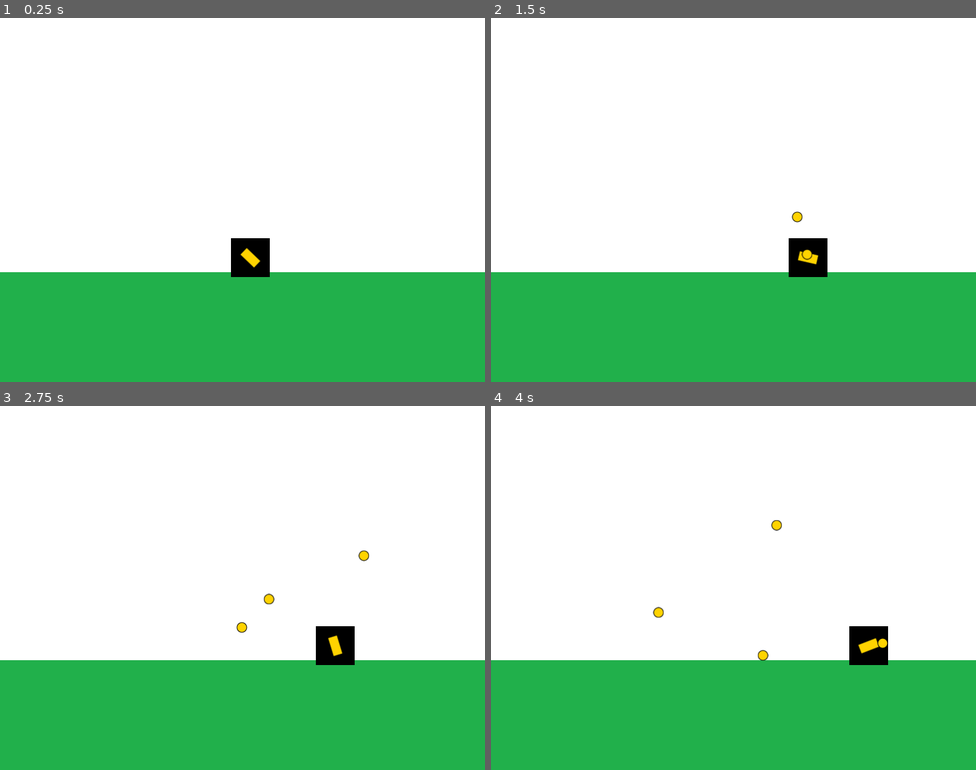
Above: before the commit, frames 1-4 (two rows, left to right).
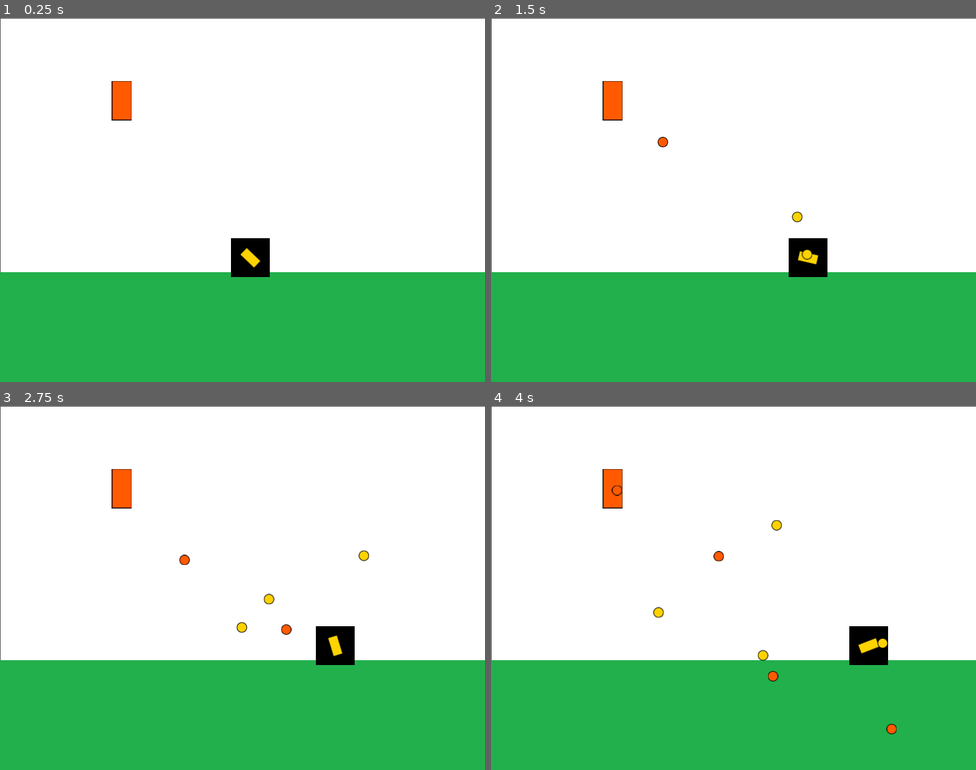
Above: after the commit, the same moments.

Repository: nicolastpi01/entregas-ipv-garcia-nicolas
Game: Godot game, scene res://Main.tscn
Same seed, same stepped clock (60 frames per second), same inputs: the game is played once before the commit and once after it.
Inputs (mouse positions are in pixels of both pictures, inside the frame that each line leads up to):
- Up to frame 1 (0.25 s): no input
- Up to frame 2 (1.5 s): tap Enter at 0.5 s; move the mouse to (840, 181) at 0.52 s; hold D (move_right) 0.53-1.28 s; click (840, 181) at 0.6 s; move the mouse to (636, 218) at 1.27 s; hold A (move_left) from 1.28 s (still down); click (636, 218) at 1.35 s
- Up to frame 3 (2.75 s): move the mouse to (291, 507) at 2.02 s; release A (move_left) at 2.03 s; hold D (move_right) from 2.03 s (still down); click (291, 507) at 2.1 s
- Up to frame 4 (4 s): move the mouse to (709, 660) at 2.77 s; click (709, 660) at 2.85 s; move the mouse to (879, 642) at 3.52 s; release D (move_right) at 3.53 s; hold A (move_left) from 3.53 s (still down); click (879, 642) at 3.6 s

The runs differ from the first frame. In frame 1, 0.7% of the frame differs, in the area x 0-100%, y 0-70%; in frame 2, 0.8%; in frame 3, 0.8%; in frame 4, 0.9%, in the area x 0-100%, y 0-91%.

Commit message:
torreta dispara

Diff:
--- a/entrega-4-garcia-nicolas/Main.gd
+++ b/entrega-4-garcia-nicolas/Main.gd
@@ -9,6 +9,7 @@
 # Called when the node enters the scene tree for the first time.
 func _ready():
 	$Player.set_projectile_container(self)
+	$Turret.set_values($Player, self)
 	#pass # Replace with function body.
 
 
--- a/entrega-4-garcia-nicolas/Main.tscn
+++ b/entrega-4-garcia-nicolas/Main.tscn
@@ -1,9 +1,10 @@
-[gd_scene load_steps=5 format=2]
+[gd_scene load_steps=6 format=2]
 
 [ext_resource path="res://entities/player/Player.tscn" type="PackedScene" id=1]
 [ext_resource path="res://assets/textures/background.png" type="Texture" id=2]
 [ext_resource path="res://assets/textures/floor.png" type="Texture" id=3]
 [ext_resource path="res://Main.gd" type="Script" id=4]
+[ext_resource path="res://entities/enemies/Turret.tscn" type="PackedScene" id=5]
 
 [node name="Main" type="Node"]
 script = ExtResource( 4 )
@@ -11,6 +12,10 @@
 [node name="Background" type="TextureRect" parent="."]
 anchor_right = 1.0
 anchor_bottom = 1.0
+margin_left = 1.0
+margin_top = 1.0
+margin_right = 1.0
+margin_bottom = 1.0
 texture = ExtResource( 2 )
 expand = true
 
@@ -23,3 +28,6 @@
 
 [node name="Player" parent="." instance=ExtResource( 1 )]
 position = Vector2( 413.003, 395.272 )
+
+[node name="Turret" parent="." instance=ExtResource( 5 )]
+position = Vector2( 201, 136 )
--- /dev/null
+++ b/entrega-4-garcia-nicolas/entities/enemies/Projectile.tscn
@@ -0,0 +1,11 @@
+[gd_scene load_steps=3 format=2]
+
+[ext_resource path="res://entities/player/AbstractProjectile.tscn" type="PackedScene" id=1]
+[ext_resource path="res://assets/textures/proyectile_turret.png" type="Texture" id=2]
+
+[node name="Projectile" instance=ExtResource( 1 )]
+texture = ExtResource( 2 )
+speed = 200.0
+
+[node name="Timer" parent="." index="0"]
+wait_time = 5.0
--- /dev/null
+++ b/entrega-4-garcia-nicolas/entities/enemies/Turret.gd
@@ -0,0 +1,30 @@
+extends Sprite
+
+export (PackedScene) var projectile_scene: PackedScene
+
+onready var fire_position: Position2D = $FirePosition
+
+var projectile_container:Node
+
+var player
+
+
+func set_values(player, projectile_container):
+	self.player = player
+	self.projectile_container = projectile_container
+	$Timer.start()
+
+
+func _on_Timer_timeout():
+	fire()
+
+func fire():
+	var projectile:Projectile = projectile_scene.instance()
+	projectile_container.add_child(projectile)
+	projectile.set_starting_values(fire_position.global_position, (player.global_position - fire_position.global_position).normalized())
+	projectile.connect("delete_requested", self, "_on_projectile_delete_requested")
+
+
+func _on_projectile_delete_requested(projectile):
+	projectile_container.remove_child(projectile)
+	projectile.queue_free()
--- /dev/null
+++ b/entrega-4-garcia-nicolas/entities/enemies/Turret.tscn
@@ -0,0 +1,18 @@
+[gd_scene load_steps=4 format=2]
+
+[ext_resource path="res://assets/textures/turret.png" type="Texture" id=1]
+[ext_resource path="res://entities/enemies/Turret.gd" type="Script" id=2]
+[ext_resource path="res://entities/enemies/Projectile.tscn" type="PackedScene" id=3]
+
+[node name="Turret" type="Sprite"]
+position = Vector2( 3, 6 )
+texture = ExtResource( 1 )
+script = ExtResource( 2 )
+projectile_scene = ExtResource( 3 )
+
+[node name="FirePosition" type="Position2D" parent="."]
+position = Vector2( 7, 3 )
+
+[node name="Timer" type="Timer" parent="."]
+
+[connection signal="timeout" from="Timer" to="." method="_on_Timer_timeout"]
